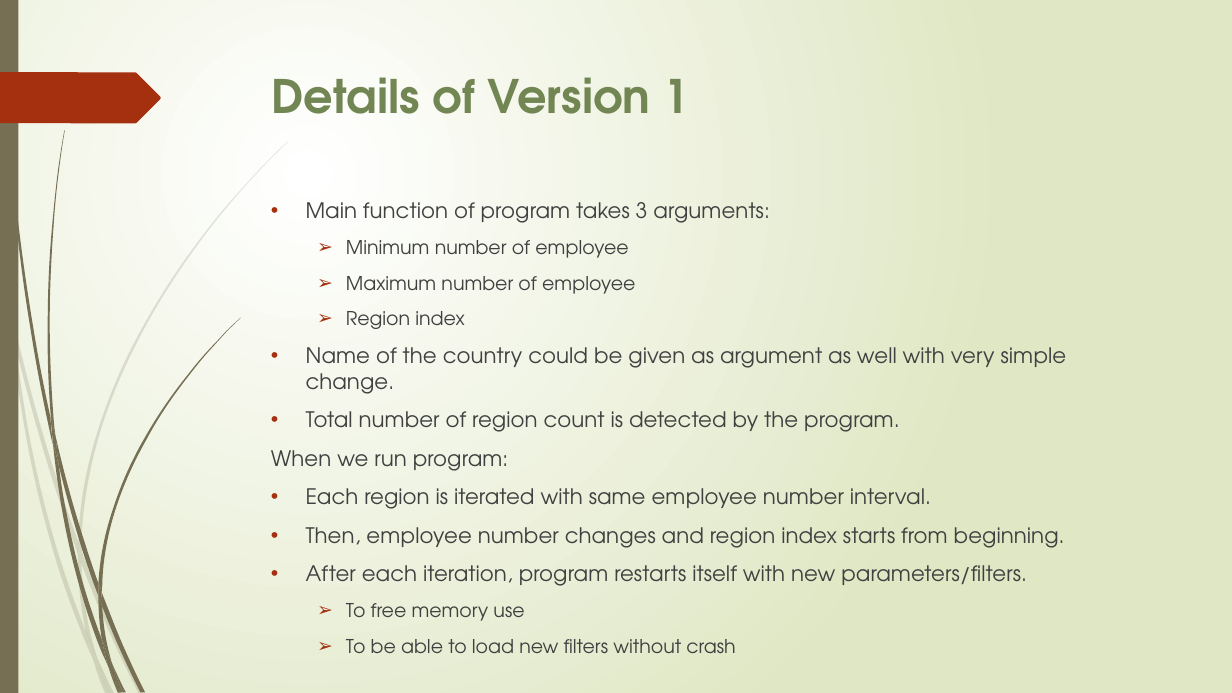
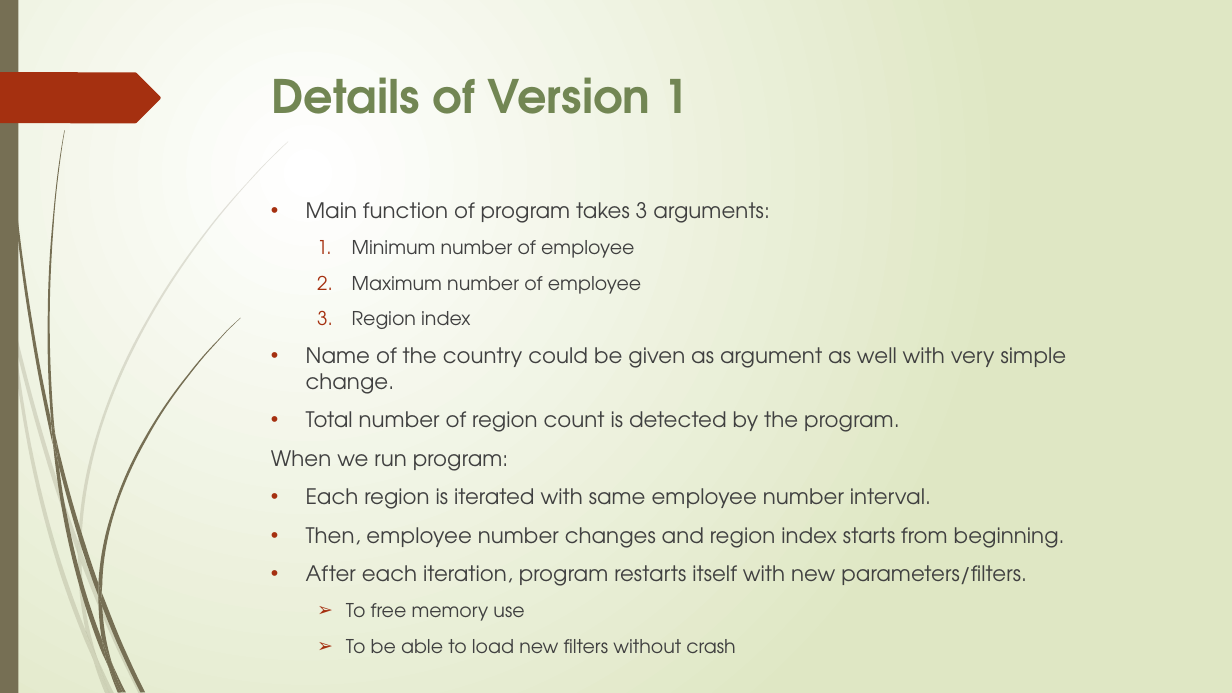
Before and after one commit to storm999/FullyAutomatedDataScrapingToolForInnoscriptaHackathon, a slide deck: slide 7 of data scraping.pptx. Drawn at 1232x693 pixels with LibreOffice and Linux fonts; fonts in the diff are those of the drawing. Boxes give left, top, right and bottom in pixels: in the first picture for what was removed or moved away, otherwise in the second. Text is boxed around its words. In the diff, an @@ line names an element or a change of style, - is before the commit and + after.

```diff
--- a/data scraping.pptx
+++ b/data scraping.pptx
@@ text at [352,240,641,329]: bullet ➢ to 1. @@
```
Also in this commit, not shown: 1 other slide changed.
